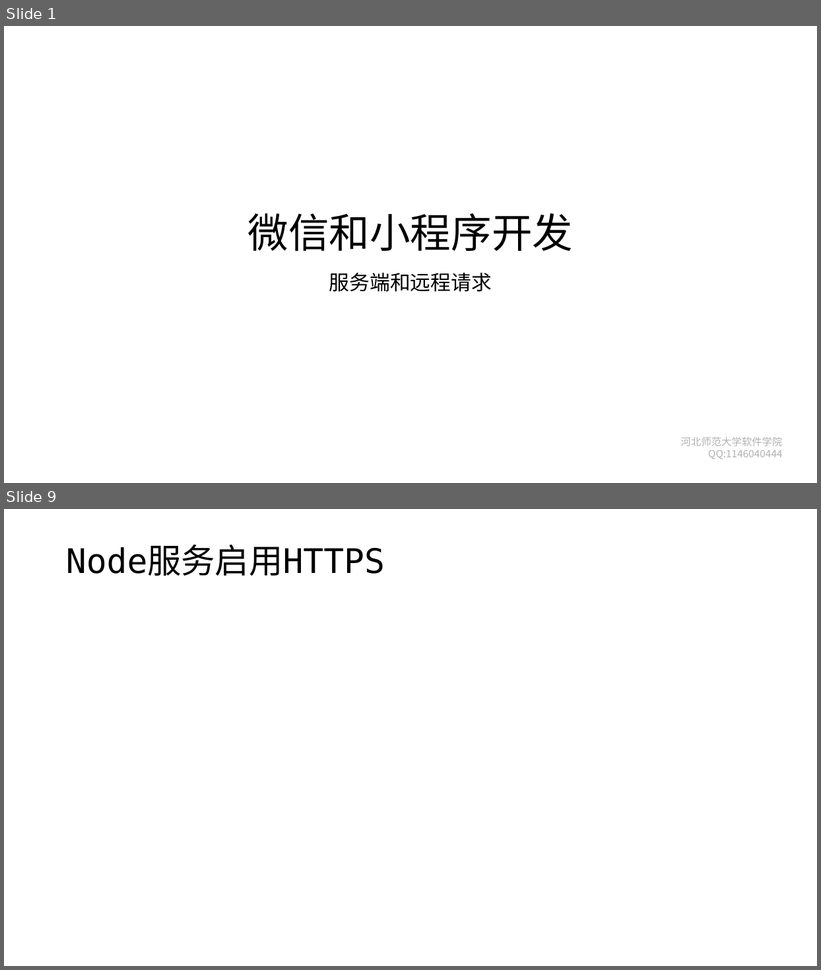
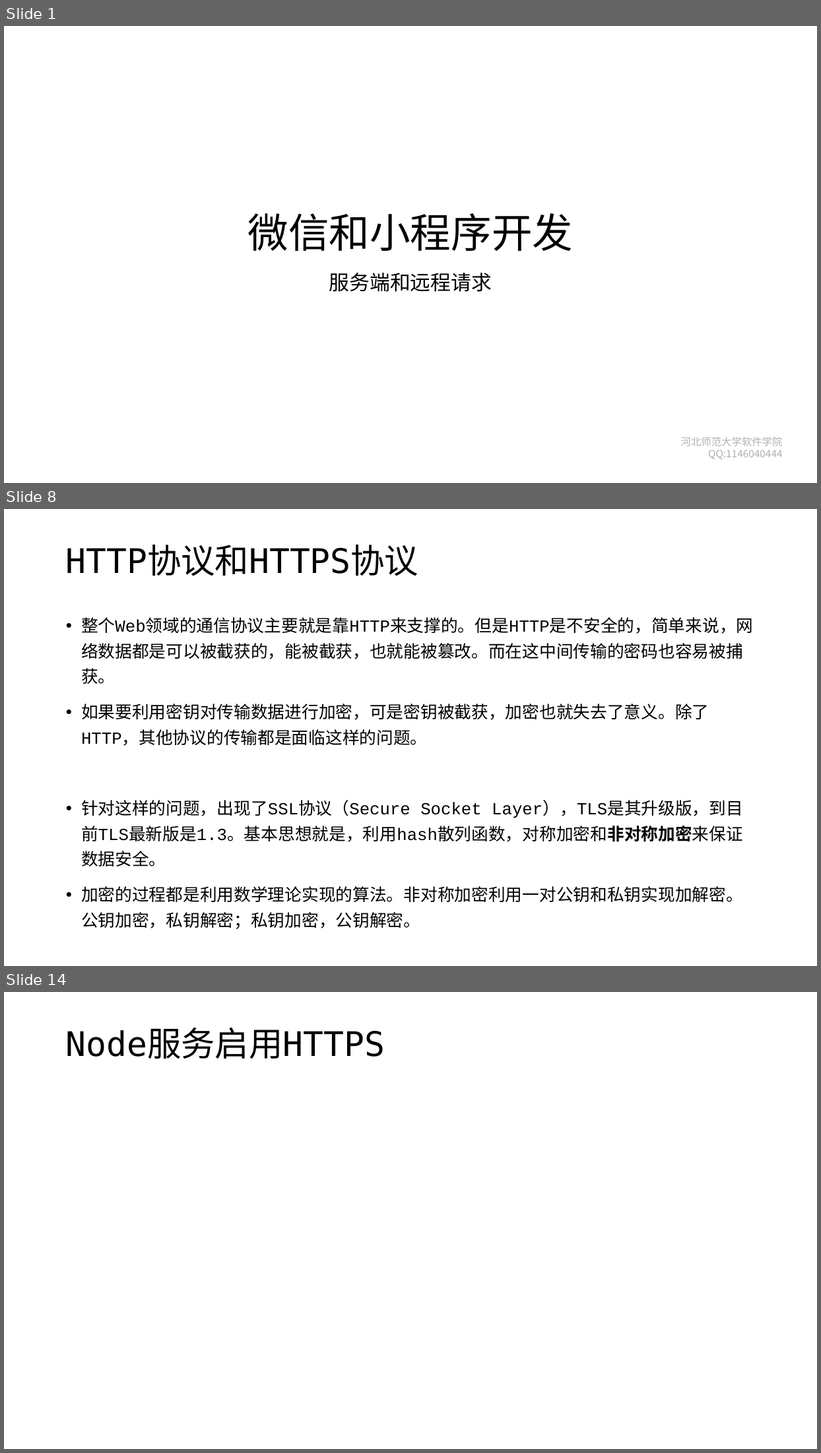
Before and after one commit to edu2act/course-wechat-and-miniprogram, a slide deck: materials/ch06/ch06-服务端和远程请求.pptx. Shown one above the other, each under a label of ours: slides 1 and 9 before the commit, slides 1, 8 and 14 after it; the slides between them are not shown. The pictures are 821x970 and 821x1453 pixels, drawn with LibreOffice and Linux fonts; fonts in the diff are those of the drawing; background and template pictures are left out. Boxes give left, top, right and bottom in pixels: in the first picture for what was removed or moved away, otherwise in the second. Text is boxed around its words. In the diff, an @@ line names an element or a change of style, - is before the commit and + after.

```diff
--- a/materials/ch06/ch06-服务端和远程请求.pptx
+++ b/materials/ch06/ch06-服务端和远程请求.pptx
@@ slide 8 added at box(4, 509, 817, 966), background #FFFFFF @@
@@ title added at box(66, 546, 418, 576), 40 pt, text #000000 @@
+HTTP协议和HTTPS协议
@@ text added at box(81, 617, 753, 929), 20 pt, text #000000 @@
+• 整个Web领域的通信协议主要就是靠HTTP来支撑的。但是HTTP是不安全的，简单来说，网络数据都是可以被截获的，能被截获，也就能被篡改。而在这中间传输的密码也容易被捕获。
+• 如果要利用密钥对传输数据进行加密，可是密钥被截获，加密也就失去了意义。除了HTTP，其他协议的传输都是面临这样的问题。
+• 针对这样的问题，出现了SSL协议（Secure Socket Layer），TLS是其升级版，到目前TLS最新版是1.3。基本思想就是，利用hash散列函数，对称加密和非对称加密来保证数据安全。
+• 加密的过程都是利用数学理论实现的算法。非对称加密利用一对公钥和私钥实现加解密。公钥加密，私钥解密；私钥加密，公钥解密。
@@ what was slide 9 is now slide 14 @@
```
Also in this commit, not shown: 7 slides changed, 11 other slides added, 4 slides removed, 2 other files.
